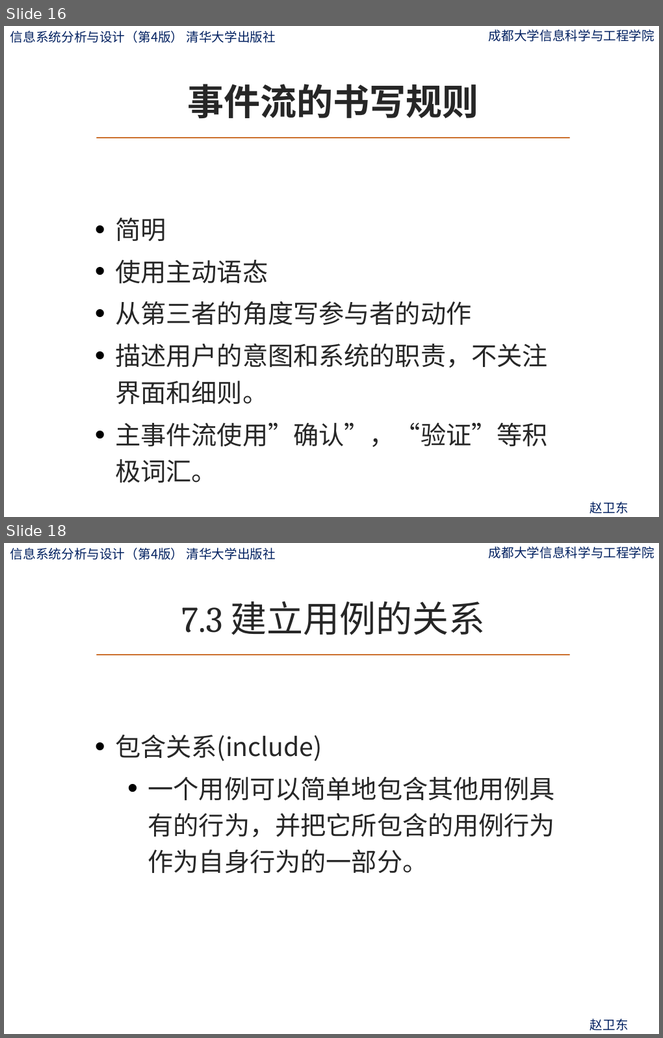
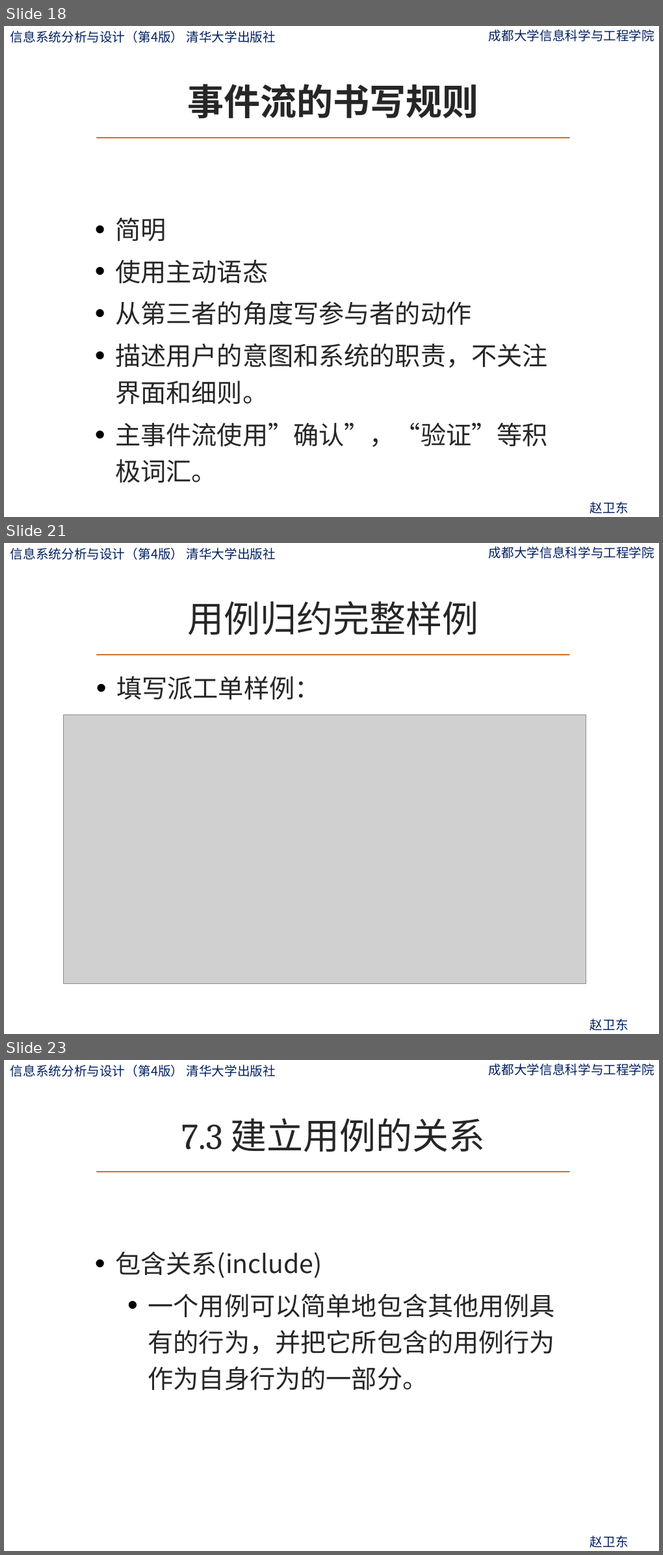
Before and after one commit to zwdcdu/is_analysis, a slide deck: ppt/第7章-用例建模.pptx. Shown one above the other, each under a label of ours: slides 16 and 18 before the commit, slides 18, 21 and 23 after it; the slides between them are not shown. The pictures are 663x1038 and 663x1555 pixels, drawn with LibreOffice and Linux fonts; fonts in the diff are those of the drawing; grey boxes stand for pictures; background and template pictures are left out. Boxes give left, top, right and bottom in pixels: in the first picture for what was removed or moved away, otherwise in the second. Text is boxed around its words. In the diff, an @@ line names an element or a change of style, - is before the commit and + after.

```diff
--- a/ppt/第7章-用例建模.pptx
+++ b/ppt/第7章-用例建模.pptx
@@ slide 21 added at [4,543,659,1034], background picture (left out); not listed: 4 template elements that a slide beside it also shows @@
@@ title added at [188,601,479,635], 40 pt, text #262626 @@
+用例归约完整样例
@@ text added at [116,676,320,700], 28 pt, text #262626 @@
+• 填写派工单样例：
@@ picture added at [64,715,586,984] @@
@@ what was slide 16 is now slide 18 @@
@@ what was slide 18 is now slide 23 @@
```
Also in this commit, not shown: 2 slides changed, 4 other slides added, 1 other file.
